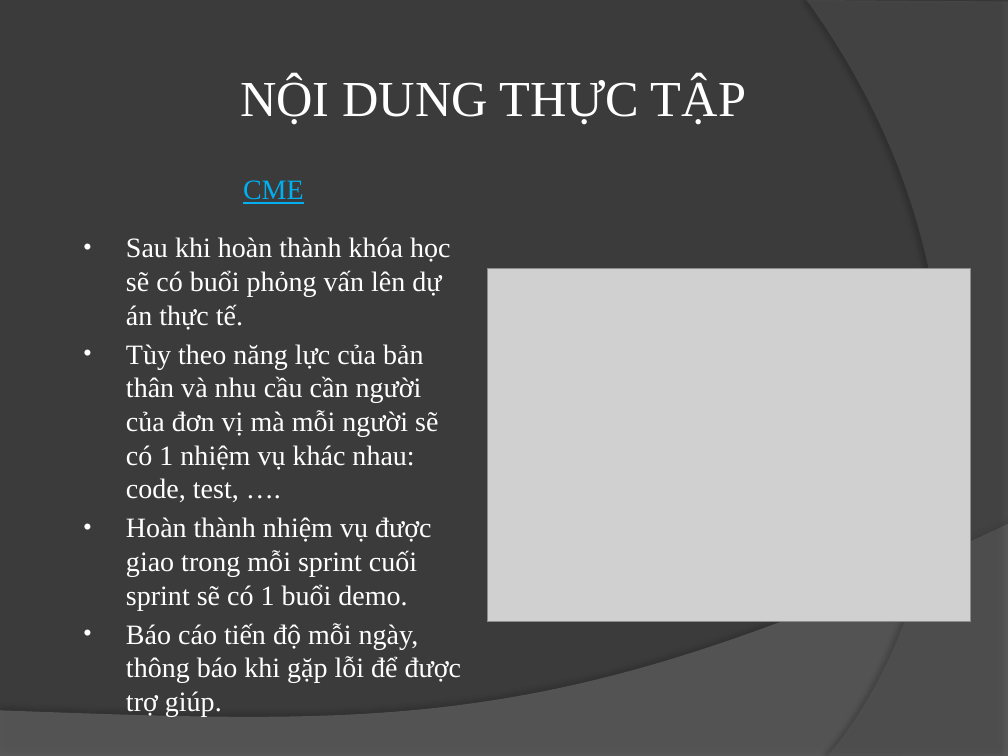
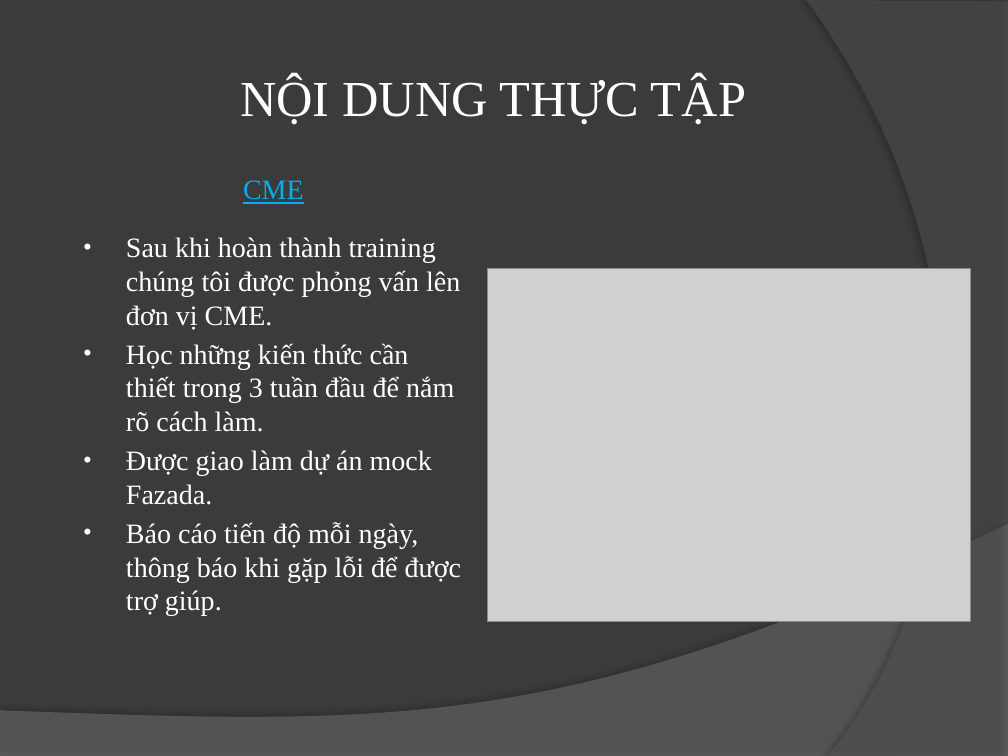
Before and after one commit to PusHGoD/1234, a slide deck: slide 9 of BAO CAO OJT K10A.pptx. Drawn at 1008x756 pixels with LibreOffice and Linux fonts; fonts in the diff are those of the drawing; grey boxes stand for pictures. Boxes give left, top, right and bottom in pixels: in the first picture for what was removed or moved away, otherwise in the second. Text is boxed around its words. In the diff, an @@ line names an element or a change of style, - is before the commit and + after.

```diff
--- a/BAO CAO OJT K10A.pptx
+++ b/BAO CAO OJT K10A.pptx
@@ text at (x1=126, y1=237, x2=460, y2=505): text changed @@
-• Sau khi hoàn thành khóa học sẽ có buổi phỏng vấn lên dự án thực tế.
-• Tùy theo năng lực của bản thân và nhu cầu cần người của đơn vị mà mỗi người sẽ có 1 nhiệm vụ khác nhau: code, test, ….
-• Hoàn thành nhiệm vụ được giao trong mỗi sprint cuối sprint sẽ có 1 buổi demo.
+• Sau khi hoàn thành training chúng tôi được phỏng vấn lên đơn vị CME.
+• Học những kiến thức cần thiết trong 3 tuần đầu để nắm rõ cách làm.
+• Được giao làm dự án mock Fazada.
```
Also in this commit, not shown: 8 other slides changed.
